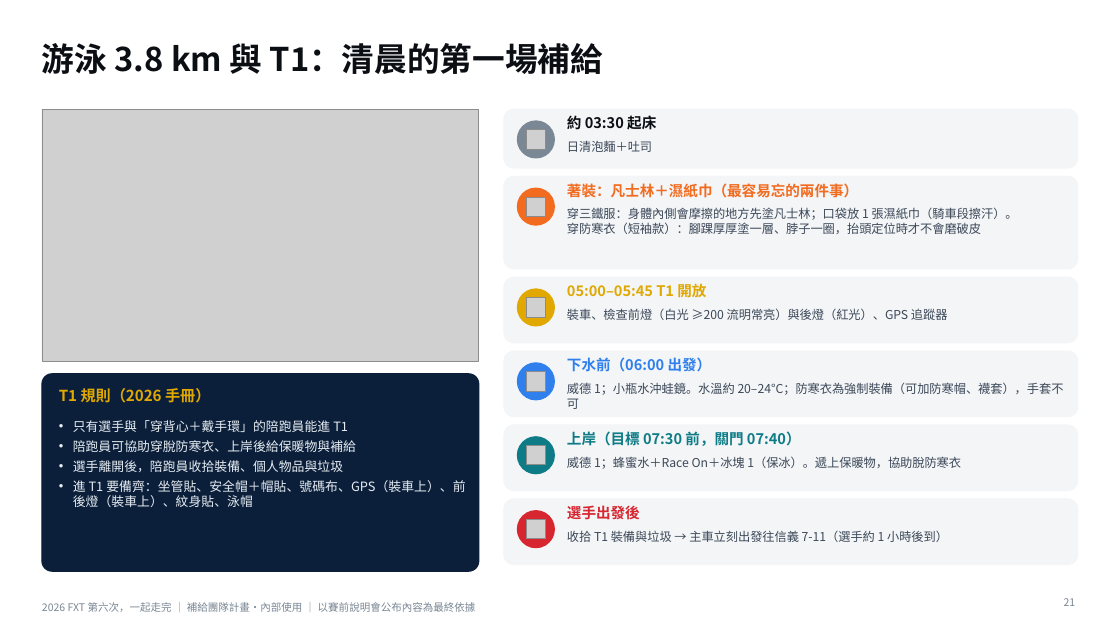
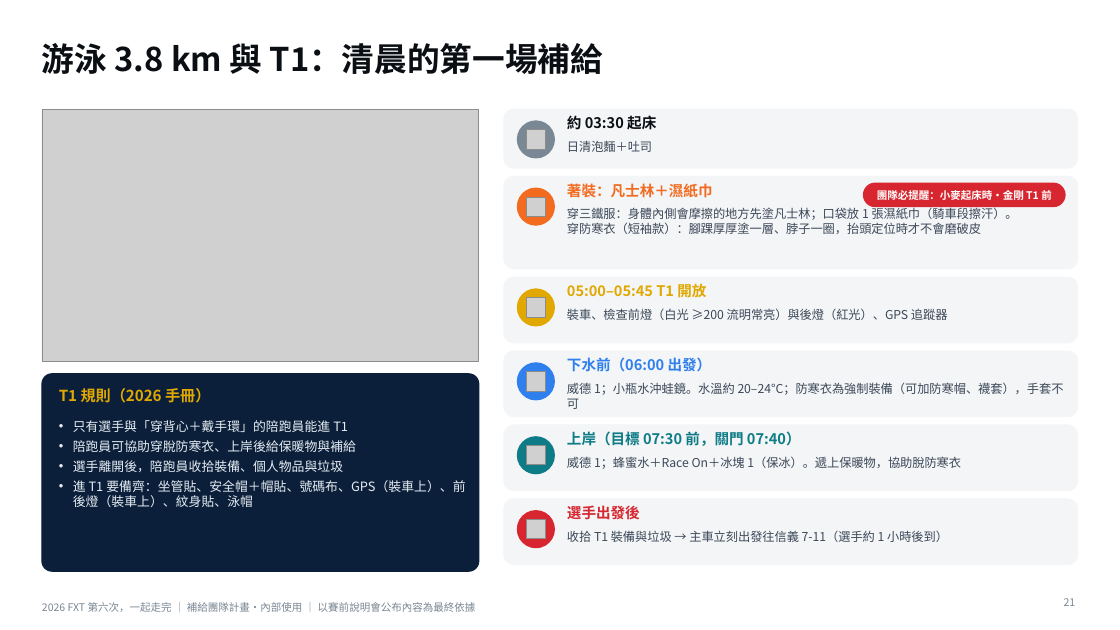
Before and after one commit to powermovebboy-sys/Race-site, a slide deck: slide 21 of deck/2026_FXT_第六次一起走完.pptx. Drawn at 1120x630 pixels with LibreOffice and Linux fonts; fonts in the diff are those of the drawing; grey boxes stand for pictures. Boxes give left, top, right and bottom in pixels: in the first picture for what was removed or moved away, otherwise in the second. Text is boxed around its words. In the diff, an @@ line names an element or a change of style, - is before the commit and + after.

```diff
--- a/deck/2026_FXT_第六次一起走完.pptx
+++ b/deck/2026_FXT_第六次一起走完.pptx
@@ text at (567,183,713,198): text changed @@
-著裝：凡士林＋濕紙巾（最容易忘的兩件事）
+著裝：凡士林＋濕紙巾
@@ rounded rectangle added at (864,183,1065,207), fill #D7262F, outline #D7262F 1 pt @@
@@ text added at (877,188,1052,202), 9 pt, text #FFFFFF, bold @@
+團隊必提醒：小麥起床時・金剛 T1 前
```
Also in this commit, not shown: 4 other slides changed, 2 other files.
